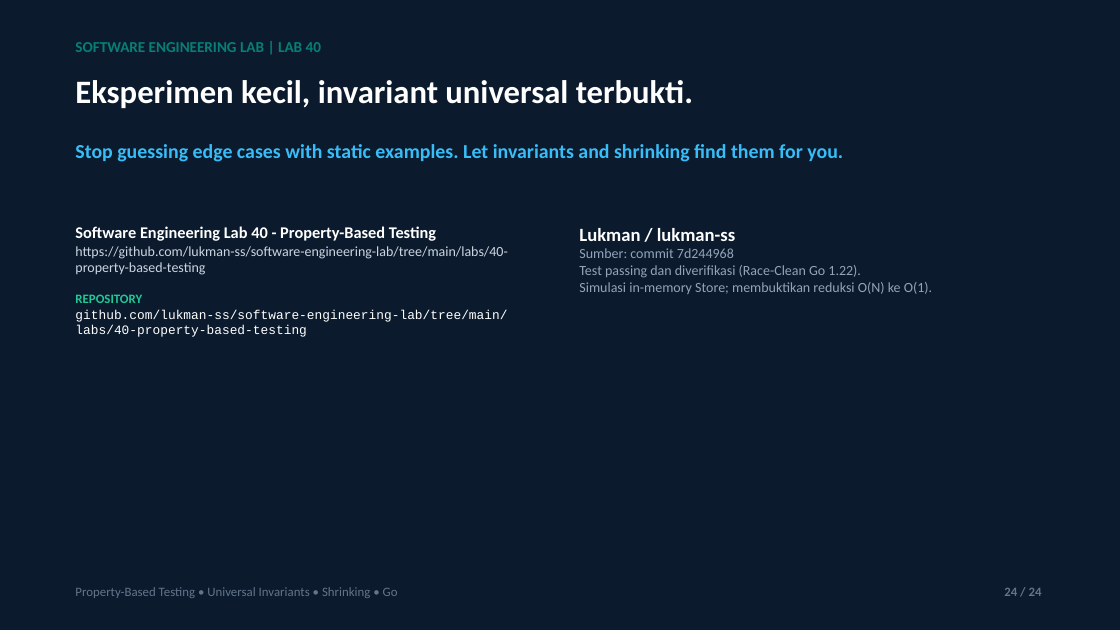
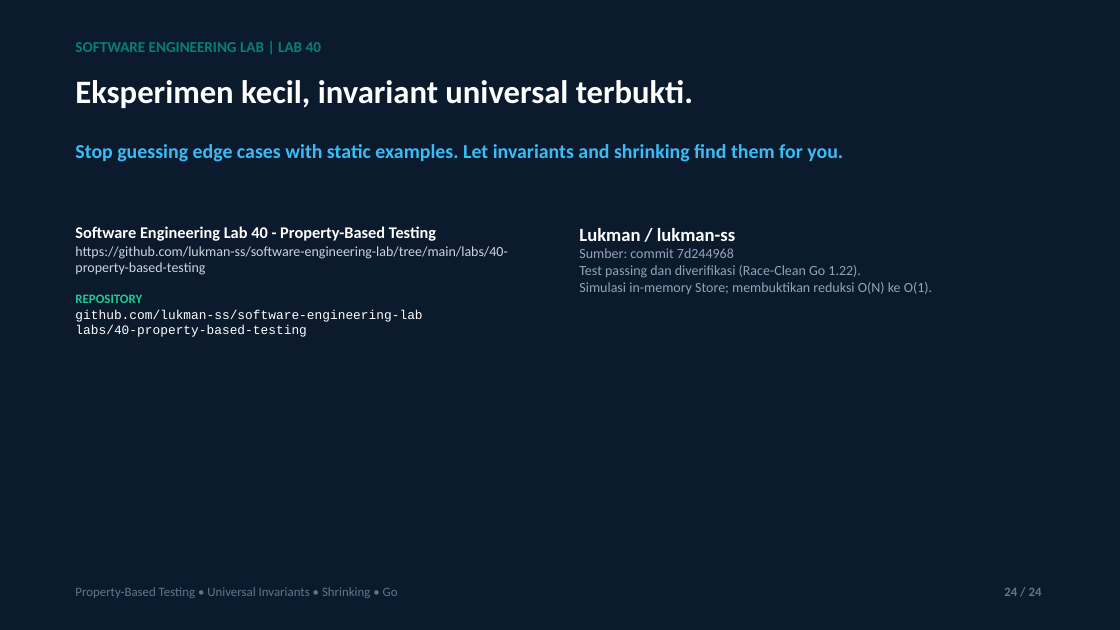
Before and after one commit to lukman-ss/software-engineering-lab, a slide deck: slide 24 of labs/40-property-based-testing/result/linkedin/lab-40-property-based-testing-carousel.pptx. Drawn at 1120x630 pixels with LibreOffice and Linux fonts; fonts in the diff are those of the drawing. Boxes give left, top, right and bottom in pixels: in the first picture for what was removed or moved away, otherwise in the second. Text is boxed around its words. In the diff, an @@ line names an element or a change of style, - is before the commit and + after.

Commit message:
fix(orchestrator): resolve table column parsing and finalize media deliverables for labs 35-40

```diff
--- a/labs/40-property-based-testing/result/linkedin/lab-40-property-based-testing-carousel.pptx
+++ b/labs/40-property-based-testing/result/linkedin/lab-40-property-based-testing-carousel.pptx
@@ text at [75,310,422,337]: text changed @@
-github.com/lukman-ss/software-engineering-lab/tree/main/labs/40-property-based-testing
+github.com/lukman-ss/software-engineering-lab
+labs/40-property-based-testing
```
Also in this commit, not shown: 7 other slides changed, 31 other files.
